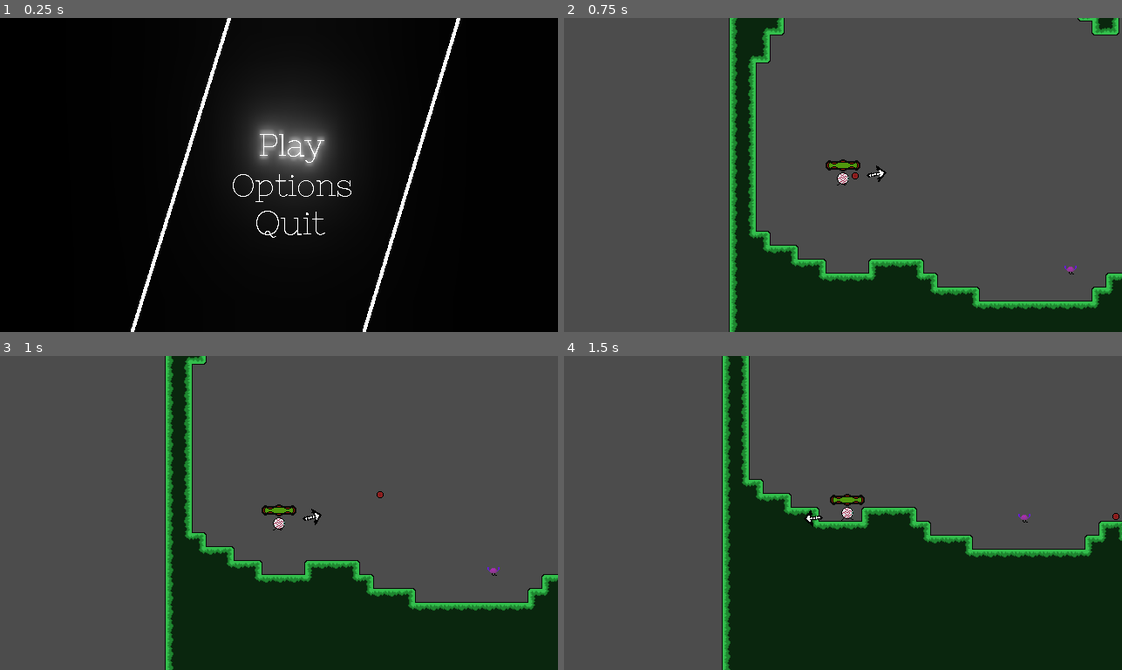
Above: before the commit, frames 1-4 (two rows, left to right).
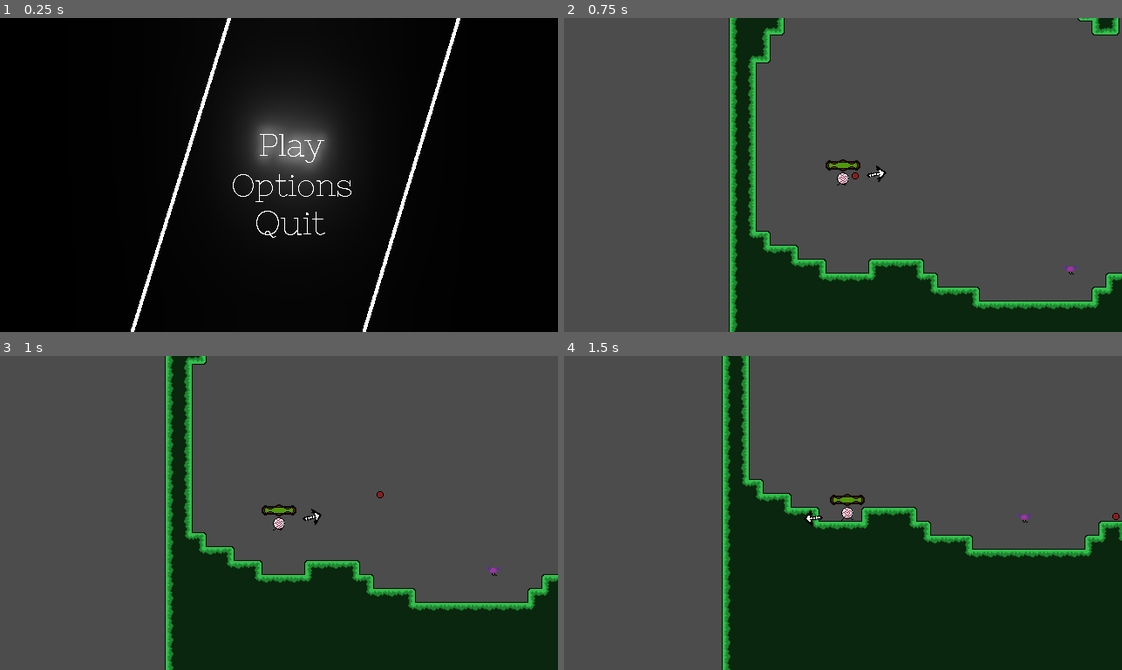
Above: after the commit, the same moments.

Repository: epimetheusgames/EyeSore
Game: Godot game, scene res://MainMenu.tscn
Two runs of this game, one before a commit and one after it. Both use one fixed random seed, a clock stepped at 60 frames per second and the inputs below.
Inputs (mouse positions are in pixels of both pictures, inside the frame that each line leads up to):
- Up to frame 1 (0.25 s): no input
- Up to frame 2 (0.75 s): tap Enter (ui_accept) at 0.5, 0.6 s; move the mouse to (965, 159) at 0.52 s; hold Up (Just_Arrowkey_Up) from 0.53 s (still down); click (965, 159) at 0.67 s
- Up to frame 3 (1 s): keep holding Up (Just_Arrowkey_Up); tap Enter (ui_accept) at 0.77 s
- Up to frame 4 (1.5 s): tap Enter (ui_accept) at 1.07 s; move the mouse to (731, 528) at 1.27 s; release Up (Just_Arrowkey_Up) at 1.28 s; hold D (movement_right) from 1.28 s (still down); click (731, 528) at 1.35 s

The runs differ from the first frame. In frame 1, 0.3% of the frame differs, in the area x 46-59%, y 35-47%; in frame 2, nothing differs; in frame 3, nothing differs; in frame 4, nothing differs.

Commit message:
Fixed extremely pressing slider issues

Diff:
--- a/OGPC_Project_Native_Directory/MainMenu.tscn
+++ b/OGPC_Project_Native_Directory/MainMenu.tscn
@@ -40,11 +40,10 @@
 [node name="Shooting_SFX_Player" parent="." instance=ExtResource( 6 )]
 bus = "SFX"
 
-[node name="CanvasLayer" type="CanvasLayer" parent="."]
-layer = 9
-follow_viewport_enable = true
+[node name="Node2D" type="Node2D" parent="."]
+z_index = 10
 
-[node name="ColorRect" type="ColorRect" parent="CanvasLayer"]
+[node name="ColorRect" type="ColorRect" parent="Node2D"]
 material = SubResource( 4 )
 margin_left = -3058.0
 margin_top = -1819.0
--- a/OGPC_Project_Native_Directory/MainMenuHandler.gd
+++ b/OGPC_Project_Native_Directory/MainMenuHandler.gd
@@ -63,6 +63,7 @@
 	get_tree().paused = false
 
 func Close_Pause_Menu_To_Main(closed_window):
+	get_node("Level_Manager").queue_free()
 	closed_window.queue_free()
 	game_paused = false
 	$BackgroundMusic.play()
@@ -70,7 +71,7 @@
 	add_child(MenuOptions.instance())
 
 func Set_Screen_Brightness(brightness):
-	$CanvasLayer/ColorRect.color = Color(0, 0, 0, brightness)
+	$Node2D/ColorRect.color = Color(0, 0, 0, brightness)
 
 func Play_Grass_Area_Music():
 	$Grass_Area_Music_Player.play()
--- a/OGPC_Project_Native_Directory/MenuOptions.tscn
+++ b/OGPC_Project_Native_Directory/MenuOptions.tscn
@@ -25,7 +25,6 @@
 [sub_resource type="Environment" id=3]
 background_mode = 4
 glow_enabled = true
-glow_levels/1 = true
 glow_levels/2 = true
 glow_levels/4 = true
 glow_levels/6 = true
--- a/OGPC_Project_Native_Directory/Slider.gd
+++ b/OGPC_Project_Native_Directory/Slider.gd
@@ -1,8 +1,11 @@
 extends Node2D
 
 
+func _ready():
+	$HSlider.value = 0
+
 func get_value():
-	return $CanvasLayer/HSlider.value
+	return $HSlider.value
 
 func set_value(value):
-	$CanvasLayer/HSlider.value = value
+	$HSlider.value = value
--- a/OGPC_Project_Native_Directory/Slider.tscn
+++ b/OGPC_Project_Native_Directory/Slider.tscn
@@ -19,6 +19,7 @@
 [sub_resource type="StyleBoxTexture" id=3]
 
 [node name="Slider" type="Node2D"]
+z_index = 100
 script = ExtResource( 4 )
 
 [node name="Label" type="Label" parent="."]
@@ -41,11 +42,7 @@
 custom_fonts/font = SubResource( 4 )
 text = "100%"
 
-[node name="CanvasLayer" type="CanvasLayer" parent="."]
-layer = 10
-follow_viewport_enable = true
-
-[node name="HSlider" type="HSlider" parent="CanvasLayer"]
+[node name="HSlider" type="HSlider" parent="."]
 margin_left = 19.0
 margin_top = -1.0
 margin_right = 147.0
--- a/OGPC_Project_Native_Directory/VideoMenu.tscn
+++ b/OGPC_Project_Native_Directory/VideoMenu.tscn
@@ -64,7 +64,7 @@
 margin_right = 441.402
 margin_bottom = 133.895
 custom_fonts/font = SubResource( 4 )
-text = "Brightness"
+text = "Darkness"
 align = 1
 
 [node name="Label4" type="Label" parent="."]
Not shown, changed: OGPC_Project_Native_Directory/Levels/Level1.tscn
Binary file changed: OGPC_Project_Native_Directory/OGPC_Project_Grass_Tileset_New_Test.png
